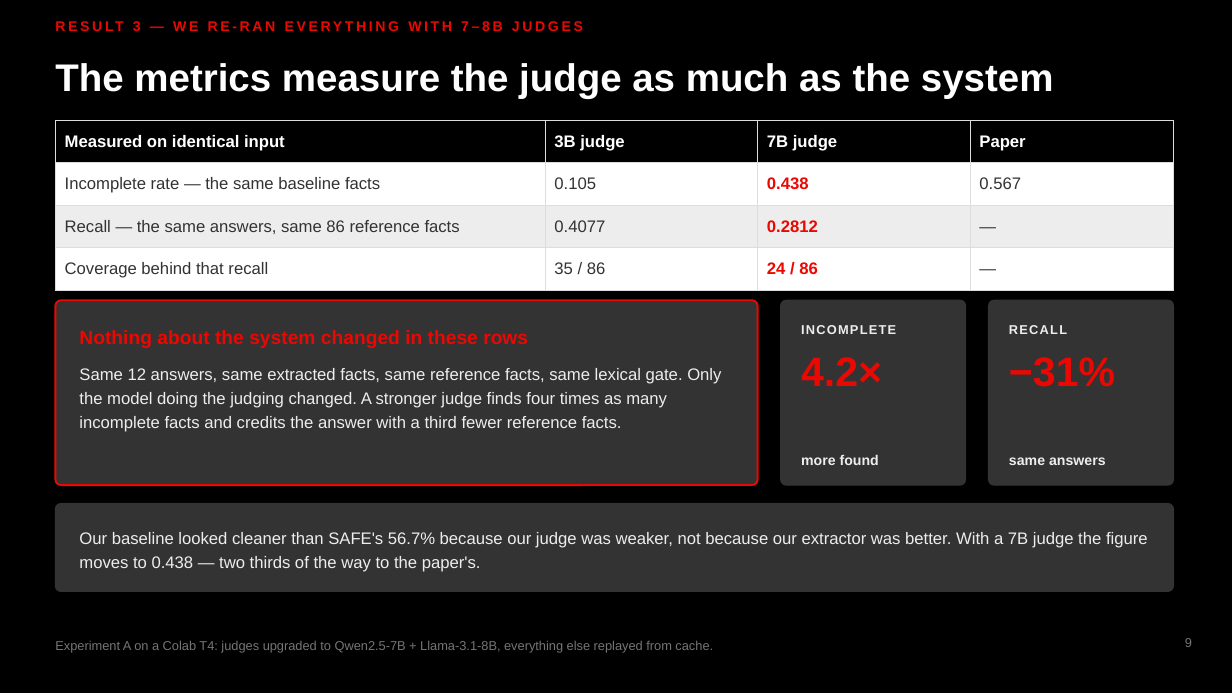
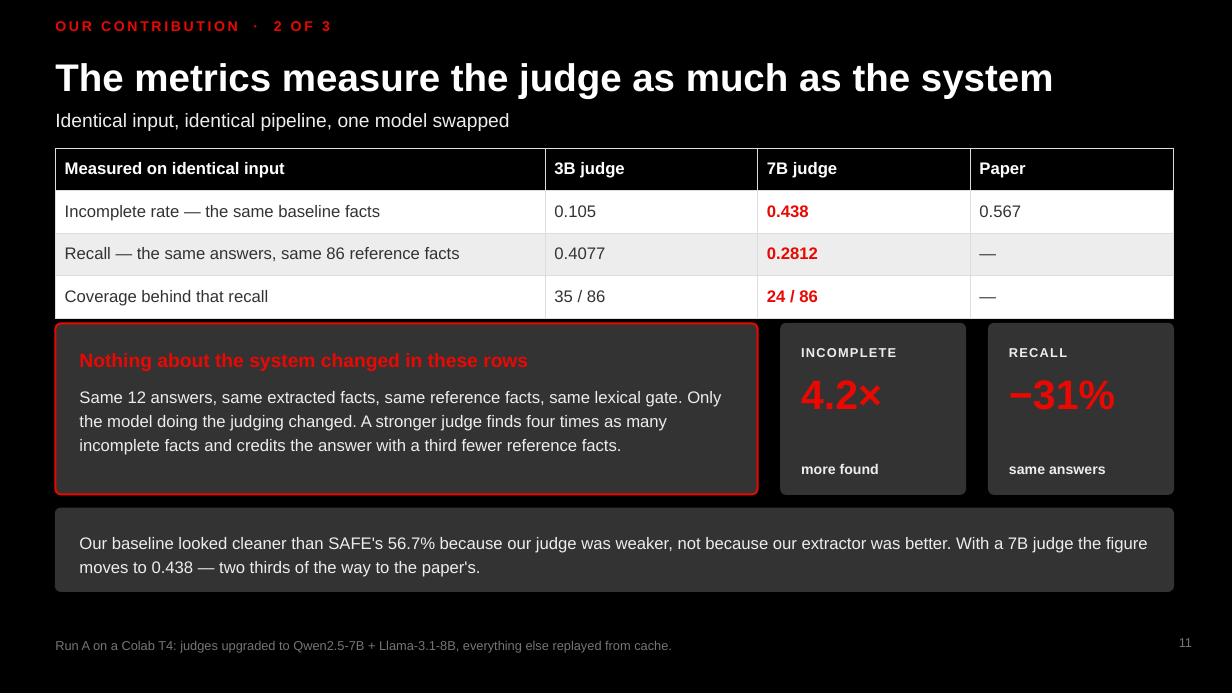
Before and after one commit to MadhavKrishna06/Verifact-Lite, a slide deck: slide 11 of presentation/VERIFACT-Lite-TTU.pptx (slide 9 before the commit). Drawn at 1232x693 pixels with LibreOffice and Linux fonts; fonts in the diff are those of the drawing. Boxes give left, top, right and bottom in pixels: in the first picture for what was removed or moved away, otherwise in the second. Text is boxed around its words. In the diff, an @@ line names an element or a change of style, - is before the commit and + after.

```diff
--- a/presentation/VERIFACT-Lite-TTU.pptx
+++ b/presentation/VERIFACT-Lite-TTU.pptx
@@ text at [55,21,330,31]: text changed @@
-RESULT 3 — WE RE-RAN EVERYTHING WITH 7–8B JUDGES
+OUR CONTRIBUTION · 2 OF 3
@@ text added at [55,113,510,131], 15 pt, text #EDEDED @@
+Identical input, identical pipeline, one model swapped
@@ table: place and size @@
-table at [55,120,1174,282]
+table at [55,148,1174,310]
@@ rounded rectangle: place and size @@
-rounded rectangle at [55,300,758,485]
+rounded rectangle at [55,323,758,494]
@@ rounded rectangle: place and size @@
-rounded rectangle at [781,300,966,485]
+rounded rectangle at [781,323,966,494]
@@ proportions changed in 4 elements at [55,508,1174,592], [55,323,758,494], [781,323,966,494], [989,323,1174,494] @@
@@ rounded rectangle: place and size @@
-rounded rectangle at [989,300,1174,485]
+rounded rectangle at [989,323,1174,494]
@@ text "Same 12 answers, same extracted ...": place and size @@
-text "Same 12 answers, same extracted ..." at [79,368,721,432]
+text "Same 12 answers, same extracted ..." at [79,391,721,455]
@@ 5 texts: place and size @@
-5 texts at [79,325,1115,387]
+5 texts at [79,348,1115,410]
@@ text "more found": place and size @@
-text "more found" at [801,455,879,465]
+text "more found" at [801,464,879,474]
@@ text "same answers": place and size @@
-text "same answers" at [1009,457,1106,465]
+text "same answers" at [1009,466,1106,474]
@@ rounded rectangle: place and size @@
-rounded rectangle at [55,504,1174,592]
+rounded rectangle at [55,508,1174,592]
@@ text "Our baseline looked cleaner than ...": place and size @@
-text "Our baseline looked cleaner than ..." at [79,532,1148,572]
+text "Our baseline looked cleaner than ..." at [79,537,1148,577]
@@ text at [55,641,672,653]: text changed @@
-Experiment A on a Colab T4: judges upgraded to Qwen2.5-7B + Llama-3.1-8B, everything else replayed from cache.
+Run A on a Colab T4: judges upgraded to Qwen2.5-7B + Llama-3.1-8B, everything else replayed from cache.
@@ page number at [1179,638,1192,647]: text changed @@
-9
+11
```
Also in this commit, not shown: 13 other slides changed, 3 slides added, 2 slides removed, 1 other file.
